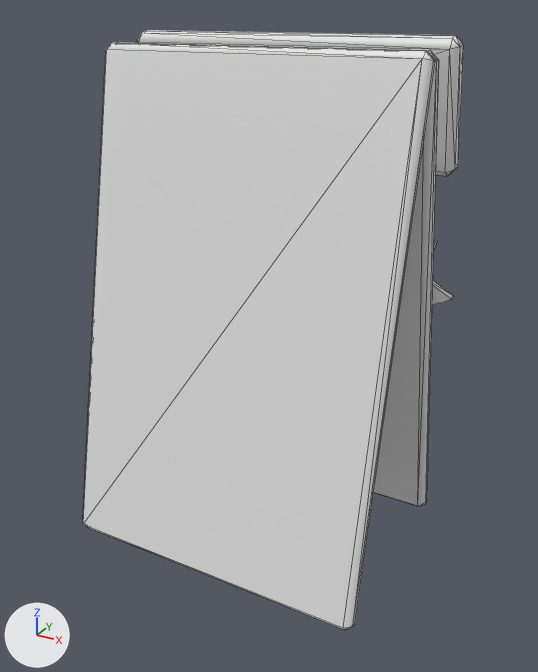
The FBX model Content/TheFinalTake/Meshes/Dealership/SM_Dealer_PriceStand.fbx as it was, and as the next commit left it.
Rendered twice from a camera (50 mm lens) standing at (0.748, -1.306, 1.153) and looking at (0.034, -0.008, 0.504). Every picture has the same lights, and +X, +Y and +Z are marked at lower left. The older version comes first. Mesh edges are drawn as thin lines. Where no turn or scale is listed for an object, it has been applied to the vertices.

In view in the first picture: 'SM_Dealer_PriceStand'.
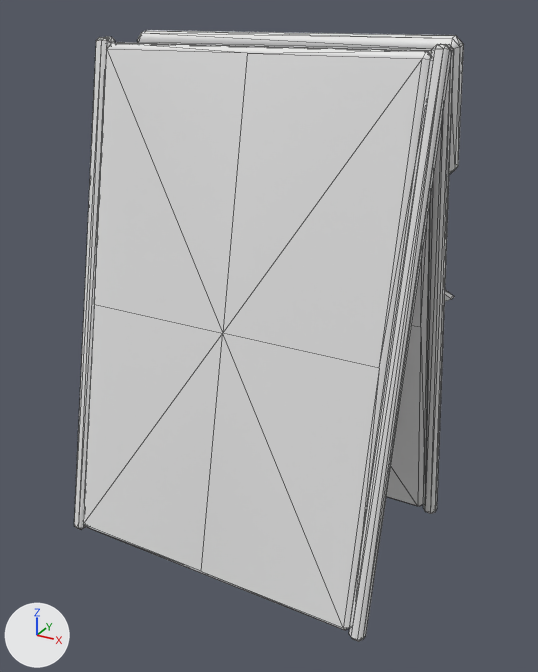
What differs and where, as boxes [x1, y1, x2, y2] in the pictures (538 x 672 px):
'SM_Dealer_PriceStand', reshaped: before [83, 30, 464, 630]; after [74, 30, 464, 641]
part 1 of me_sm_dealer_pricestand_001, added: after [423, 44, 454, 514]
part 2 of me_sm_dealer_pricestand_001, added: after [74, 37, 112, 530]
part 3 of me_sm_dealer_pricestand_001, added: after [349, 44, 452, 641]
part 4 of me_sm_dealer_pricestand_001, built on: before [83, 42, 437, 630]; after [83, 42, 431, 630]

Diff of the bpy script that builds the scene:
```diff
--- a/Content/TheFinalTake/Meshes/Dealership/SM_Dealer_PriceStand.fbx.py
+++ b/Content/TheFinalTake/Meshes/Dealership/SM_Dealer_PriceStand.fbx.py
@@ me_sm_dealer_pricestand_001 @@
 # used by ob_sm_dealer_pricestand; location = (0.0, 0.0, 0.0)
-me_sm_dealer_pricestand_001.from_pydata(...)  # 104 vertices, 192 faces; spans x -0.36..0.38, y -0.251..0.251, z 0.011..1.109
+me_sm_dealer_pricestand_001.from_pydata(...)  # 232 vertices, 428 faces; spans x -0.375..0.38, y -0.251..0.251, z 0.0..1.109
+# me_sm_dealer_pricestand_001 part 1: a new loose piece of 24 vertices spanning x 0.345..0.375, y -0.01..0.25, z 0.0..1.1, in mat_m_ft_vertex (white #e7e7e7)
+# me_sm_dealer_pricestand_001 part 2: a new loose piece of 24 vertices spanning x -0.375..-0.345, y -0.25..0.01, z 0.0..1.1, in mat_m_ft_vertex (white #e7e7e7)
+# me_sm_dealer_pricestand_001 part 3: a new loose piece of 24 vertices spanning x 0.345..0.375, y -0.25..0.01, z 0.0..1.1, in mat_m_ft_vertex (white #e7e7e7)
+# me_sm_dealer_pricestand_001 part 4
+# 40 faces are deleted
+# 24 vertices are added at x -0.343..0.343, y -0.185..0.185, z 0.235..0.554
+# 8 new vertices lie (0.335, 0.0, 0.0) away from vertices in x -0.335, y -0.251..0.251, z 0.022..1.078
+# 100 new faces join them, mat_m_ft_vertex (white #e7e7e7)
+# other edits to the shape of me_sm_dealer_pricestand_001 do not show in these pictures
 me_sm_dealer_pricestand_001.materials.append(mat_m_ft_vertex)
```
